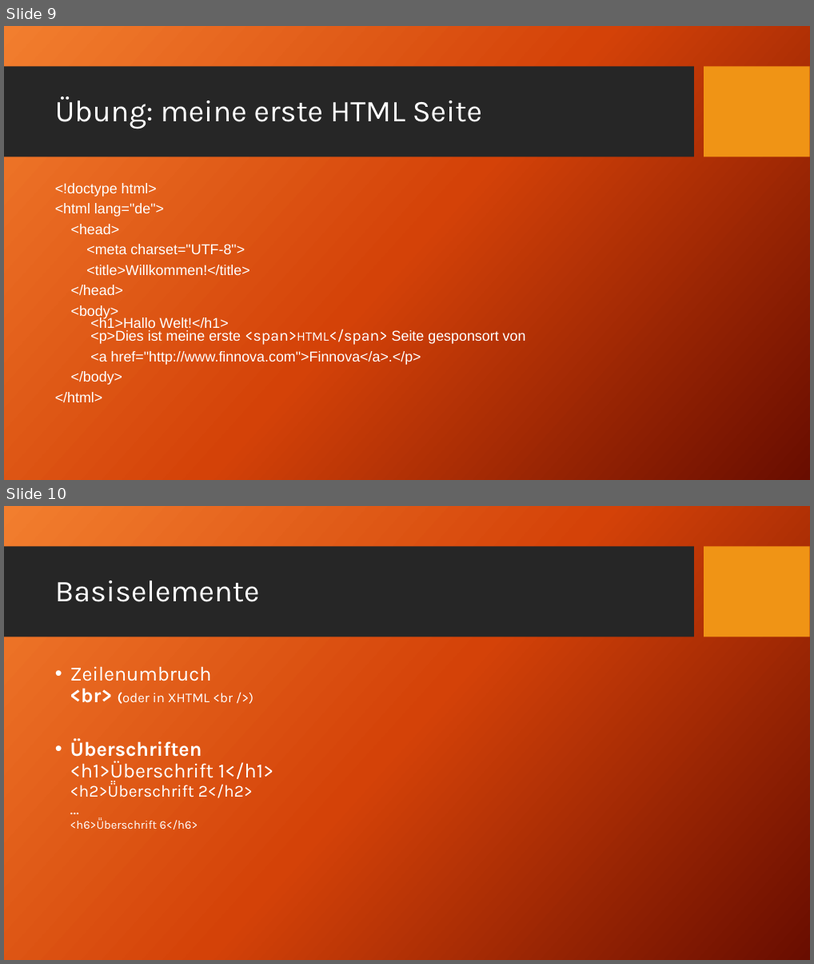
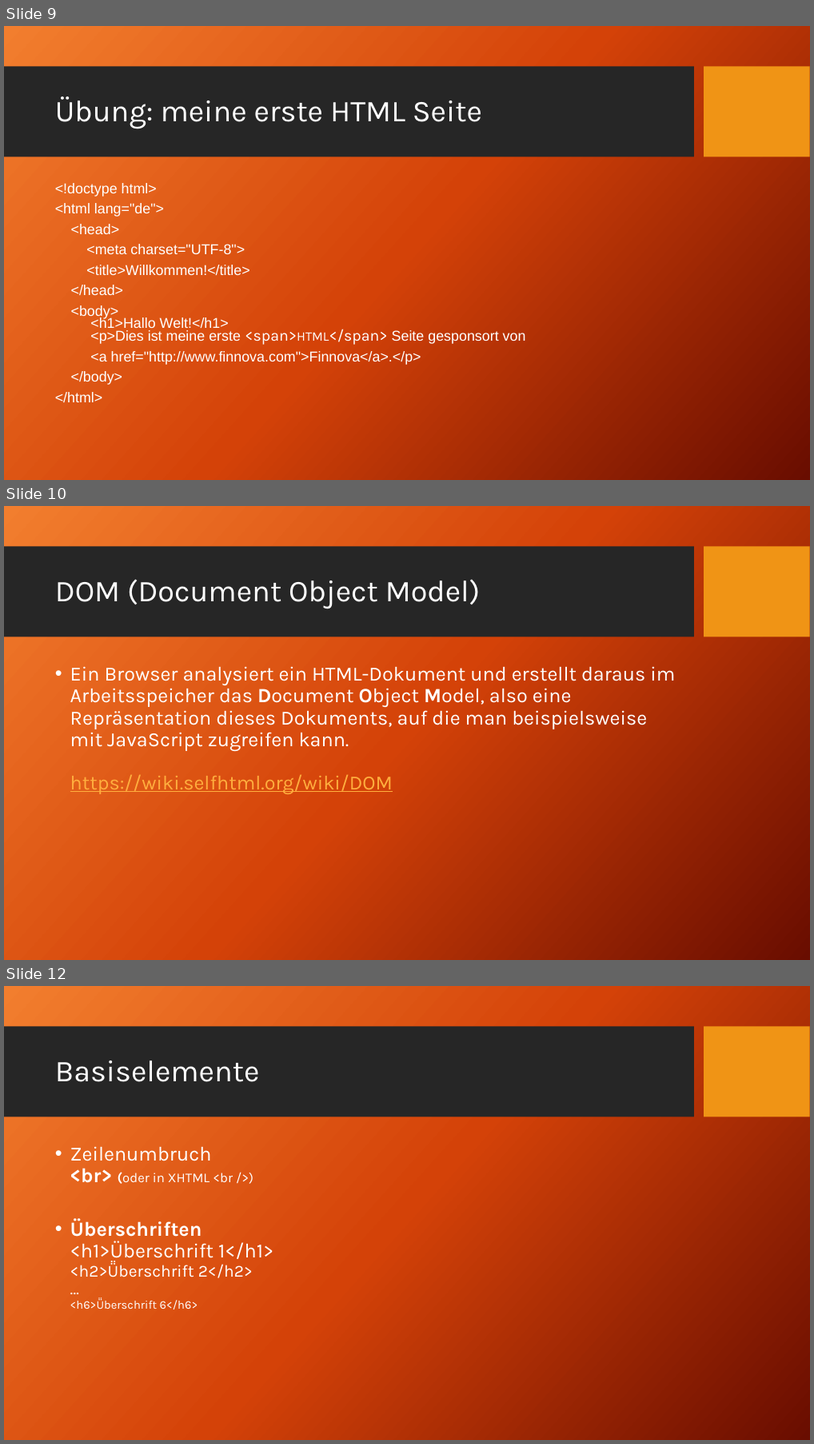
Before and after one commit to TomFrey/htmlCssBasicUebungen, a slide deck: html Schulung.pptx. Shown one above the other, each under a label of ours: slides 9 and 10 before the commit, slides 9, 10 and 12 after it; the slides between them are not shown. The pictures are 814x964 and 814x1444 pixels, drawn with LibreOffice and Linux fonts; fonts in the diff are those of the drawing; background and template pictures are left out. Boxes give left, top, right and bottom in pixels: in the first picture for what was removed or moved away, otherwise in the second. Text is boxed around its words. In the diff, an @@ line names an element or a change of style, - is before the commit and + after.

```diff
--- a/html Schulung.pptx
+++ b/html Schulung.pptx
@@ slide 10 added at [4,506,810,960], background picture (left out); not listed: 2 template elements that a slide beside it also shows @@
@@ title added at [55,579,480,608], 36 pt, text #FFFFFF @@
+DOM (Document Object Model)
@@ text added at [70,666,675,794], 24 pt, text #FFFFFF @@
+• Ein Browser analysiert ein HTML-Dokument und erstellt daraus im Arbeitsspeicher das Document Object Model, also eine Repräsentation dieses Dokuments, auf die man beispielsweise mit JavaScript zugreifen kann.
+  https://wiki.selfhtml.org/wiki/DOM
@@ what was slide 10 is now slide 12 @@
```
Also in this commit, not shown: 1 slide changed, 2 other slides added, 1 slide removed, 4 other files.
